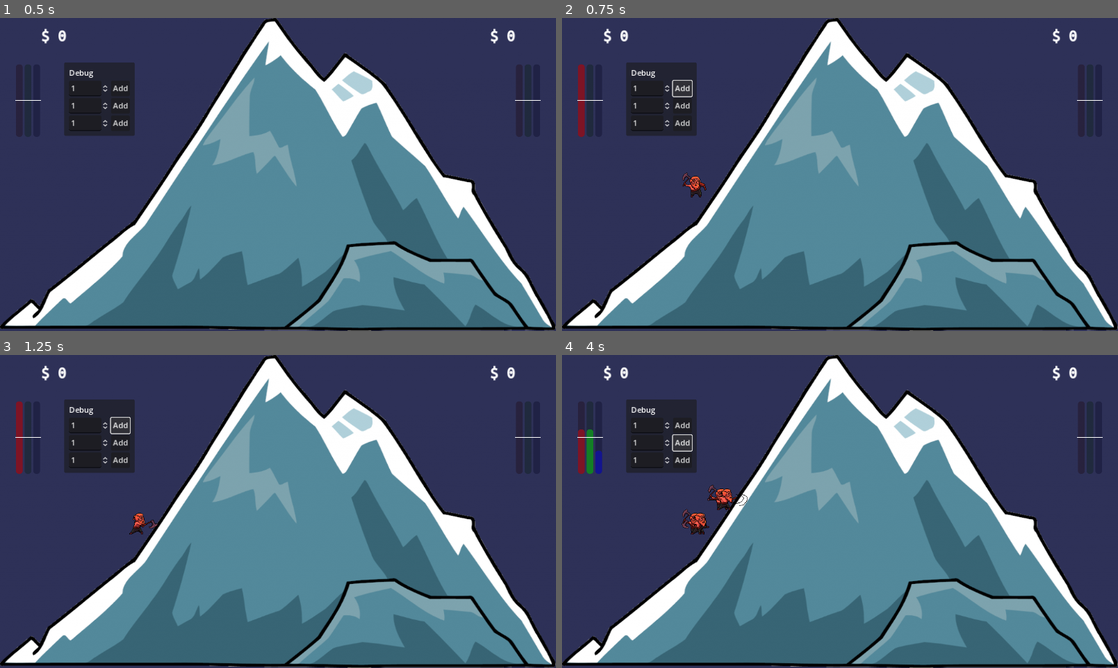
Above: before the commit, frames 1-4 (two rows, left to right).
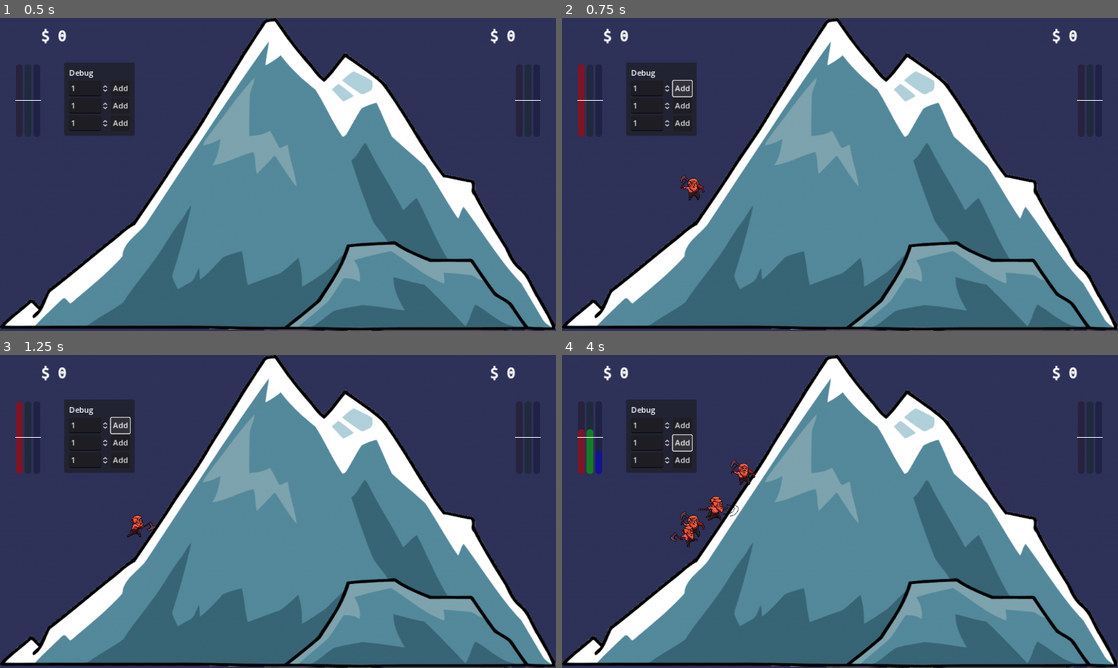
Above: after the commit, the same moments.

Repository: kwint/nfc-card-game
Game: Godot game, scene res://Scenes/Dashboard.tscn
Two runs of this game, one before a commit and one after it. Both use one fixed random seed, a clock stepped at 60 frames per second and the inputs below.
Inputs:
- Up to frame 1 (0.5 s): no input
- Up to frame 2 (0.75 s): click "Add" at 0.5 s
- Up to frame 3 (1.25 s): no input
- Up to frame 4 (4 s): click "Add" at 1.25 s; click "Add" at 2 s; click "Add" at 2.75 s; click "Add" at 3.5 s

Frame 1 is identical in both runs. In frame 2, 0.2% of the frame differs, in the area x 21-26%, y 49-59%; in frame 3, 0.2%; in frame 4, 0.9%, in the area x 19-35%, y 33-62%.
Error in both runs: Invalid type in function 'process_stats' in base 'Node (GameController.gd)'. Cannot convert argument 1 from Nil to Dictionary. (res://Scripts/GameController.gd…

Commit message:
Don't overlap positioning of miner types

Diff:
--- a/dashboard/Scripts/MinerGrid.gd
+++ b/dashboard/Scripts/MinerGrid.gd
@@ -84,7 +84,7 @@
 
 	var rect = self.reference_grid.get_global_rect();
 
-	var diagnal_position_factor = self.noise.get_noise_1d(float(index) * 100.0);
+	var diagnal_position_factor = self.noise.get_noise_1d((type * 100000.3) + float(index) * 100.0);
 	diagnal_position_factor = scale_float(diagnal_position_factor, -1.0, 1.0, 0.0, 1.0);
 
 	var offset = rect.size * diagnal_position_factor;
